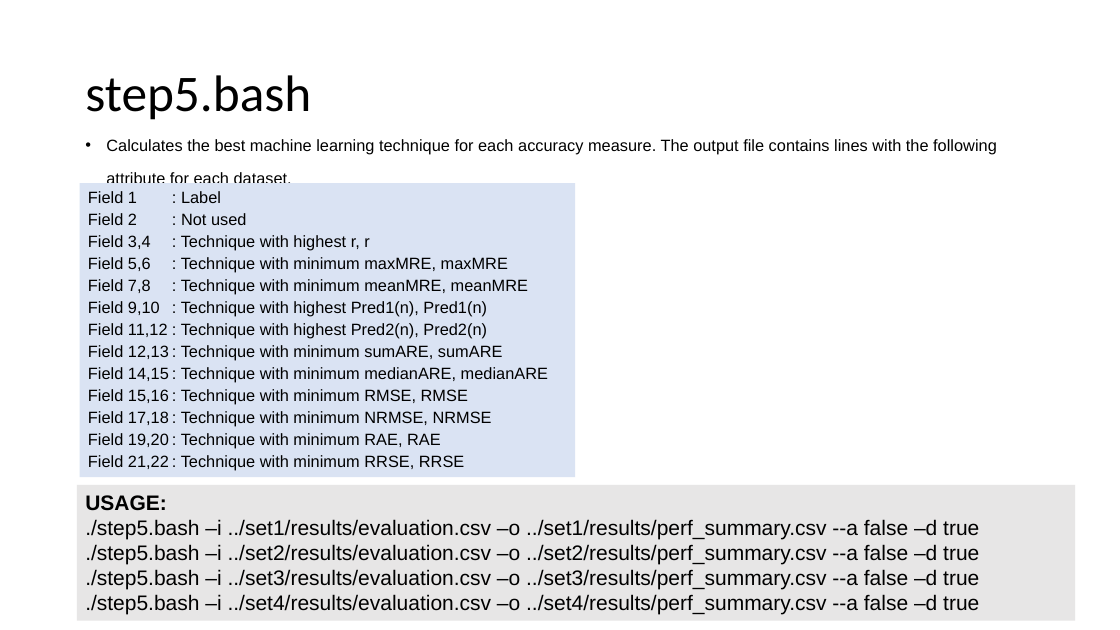
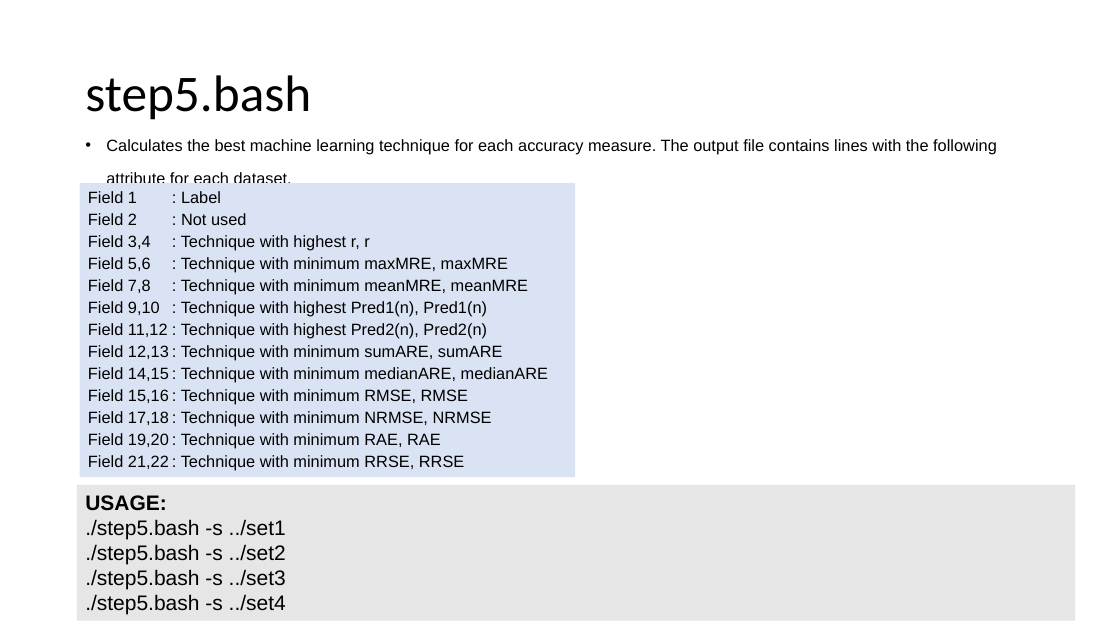
Before and after one commit to predmodelswebpage/mlt, a slide deck: slide 24 of Performance Evaluation of MLT in Web Page Load Time Prediction - Datasets and Scripts.pptx (slide 22 before the commit). Drawn at 1120x630 pixels with LibreOffice and Linux fonts; fonts in the diff are those of the drawing. Boxes give left, top, right and bottom in pixels: in the first picture for what was removed or moved away, otherwise in the second. Text is boxed around its words. In the diff, an @@ line names an element or a change of style, - is before the commit and + after.

```diff
--- a/Performance Evaluation of MLT in Web Page Load Time Prediction - Datasets and Scripts.pptx
+++ b/Performance Evaluation of MLT in Web Page Load Time Prediction - Datasets and Scripts.pptx
@@ text in rectangle at [85, 519, 286, 615]: text changed @@
-./step5.bash –i ../set1/results/evaluation.csv –o ../set1/results/perf_summary.csv --a false –d true
-./step5.bash –i ../set2/results/evaluation.csv –o ../set2/results/perf_summary.csv --a false –d true
-./step5.bash –i ../set3/results/evaluation.csv –o ../set3/results/perf_summary.csv --a false –d true
-./step5.bash –i ../set4/results/evaluation.csv –o ../set4/results/perf_summary.csv --a false –d true
+./step5.bash -s ../set1
+./step5.bash -s ../set2
+./step5.bash -s ../set3
+./step5.bash -s ../set4
```
Also in this commit, not shown: 8 other slides changed, 2 slides added, 1 other file.
